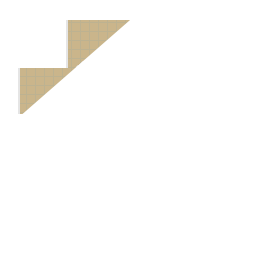
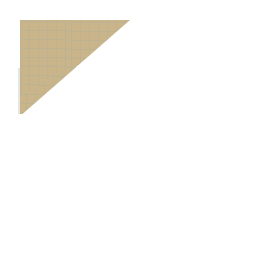
The second 256 x 256 image is a revision of the first. Changes to its layers:
added layer "Layer 6" above "Layer 5" over [20, 20, 68, 96]
